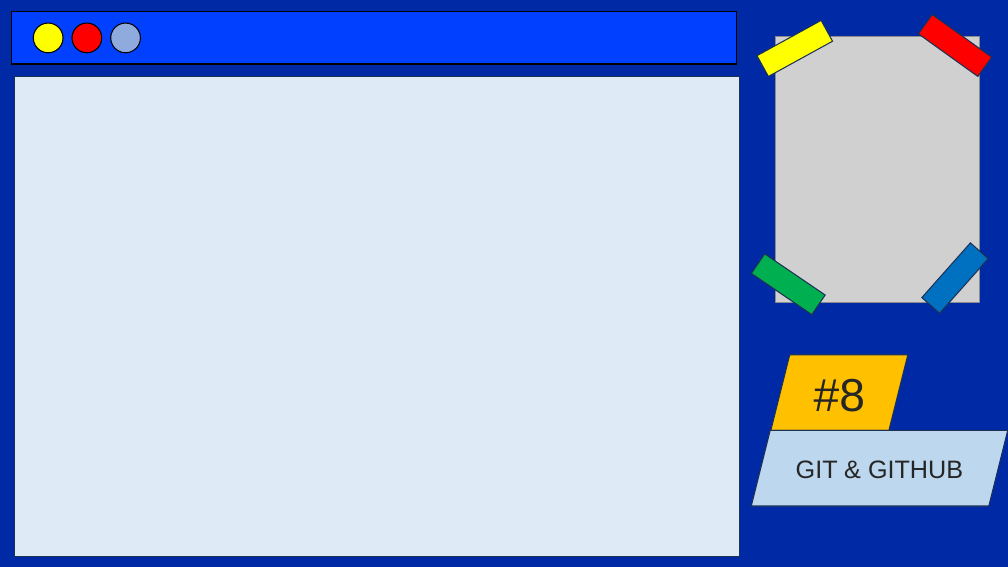
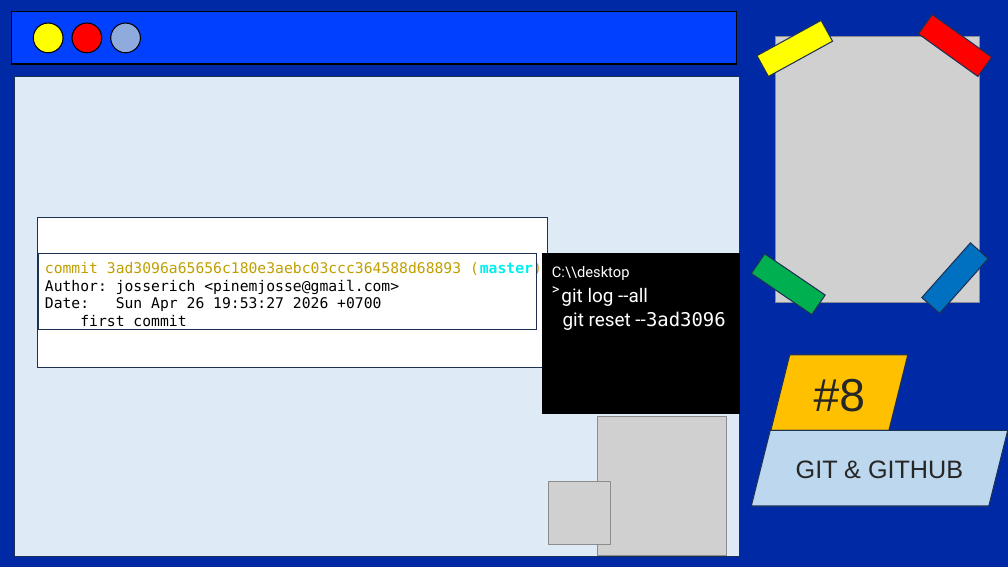
Before and after one commit to codewithjoees/courses-software-developer-complete, a slide deck: slide 22 of 8-git-github/ppt/git-github.pptx. Drawn at 1008x567 pixels with LibreOffice and Linux fonts; fonts in the diff are those of the drawing; grey boxes stand for pictures. Boxes give left, top, right and bottom in pixels: in the first picture for what was removed or moved away, otherwise in the second. Text is boxed around its words. In the diff, an @@ line names an element or a change of style, - is before the commit and + after.

```diff
--- a/8-git-github/ppt/git-github.pptx
+++ b/8-git-github/ppt/git-github.pptx
@@ rectangle added at box(37, 218, 547, 368), fill #FFFFFF, outline #1E3256 1 pt @@
@@ rectangle added at box(39, 254, 536, 330), outline #1E3256 1 pt @@
@@ text added at box(45, 261, 542, 330), 14 pt, text #000000 @@
+commit 3ad3096a65656c180e3aebc03ccc364588d68893 (master)
+Author: josserich <pinemjosse@gmail.com>
+Date: Sun Apr 26 19:53:27 2026 +0700
+first commit
@@ rectangle added at box(543, 254, 740, 414), fill #000000, outline #000000 1 pt @@
@@ text added at box(552, 266, 630, 280), 14 pt, text #FFFFFF @@
+C:\\desktop >
@@ text added at box(561, 287, 648, 306), 18 pt, text #FFFFFF @@
+git log --all
@@ text added at box(563, 311, 725, 330), 18 pt, text #FFFFFF @@
+git reset --3ad3096
@@ picture added at box(597, 417, 727, 556) @@
@@ picture added at box(548, 482, 611, 544) @@
```
Also in this commit, not shown: 7 other slides changed, 1 slide added, 1 slide removed, 6 other files.
